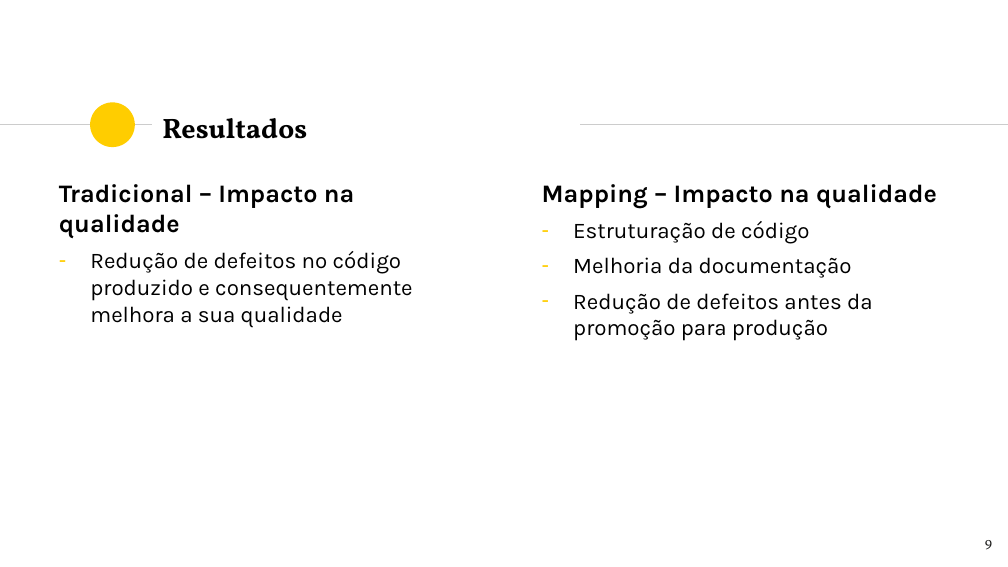
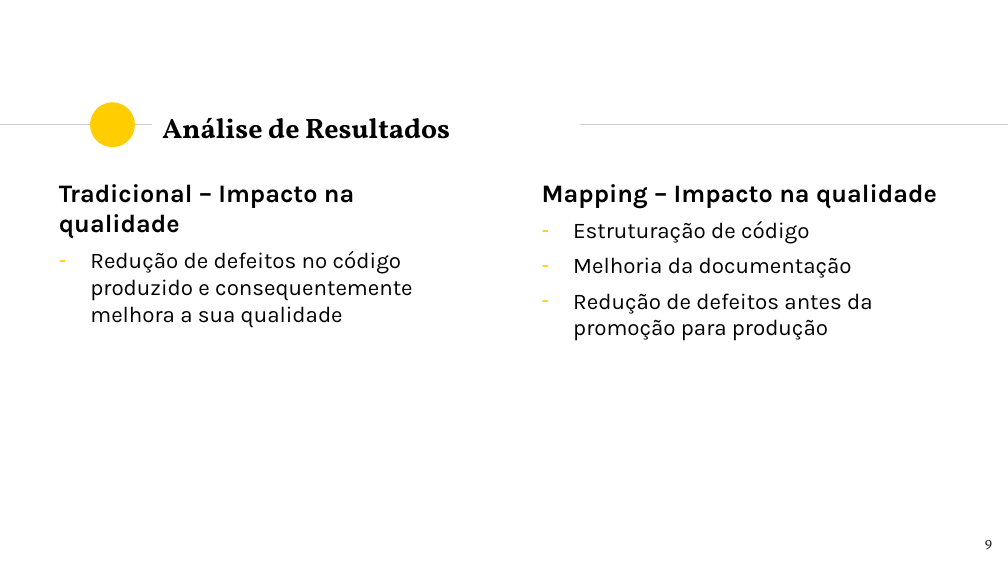
Before and after one commit to k4rd050/qesoft_g12, a slide deck: slide 9 of QESOFT-TP2-Grupo12-Apresentacao.pptx. Drawn at 1008x567 pixels with LibreOffice and Linux fonts; fonts in the diff are those of the drawing. Boxes give left, top, right and bottom in pixels: in the first picture for what was removed or moved away, otherwise in the second. Text is boxed around its words. In the diff, an @@ line names an element or a change of style, - is before the commit and + after.

```diff
--- a/QESOFT-TP2-Grupo12-Apresentacao.pptx
+++ b/QESOFT-TP2-Grupo12-Apresentacao.pptx
@@ title at bbox=[162, 118, 450, 139]: text changed @@
-Resultados
+Análise de Resultados
```
Also in this commit, not shown: 4 other slides changed, 3 slides added, 4 slides removed, 2 other files.
